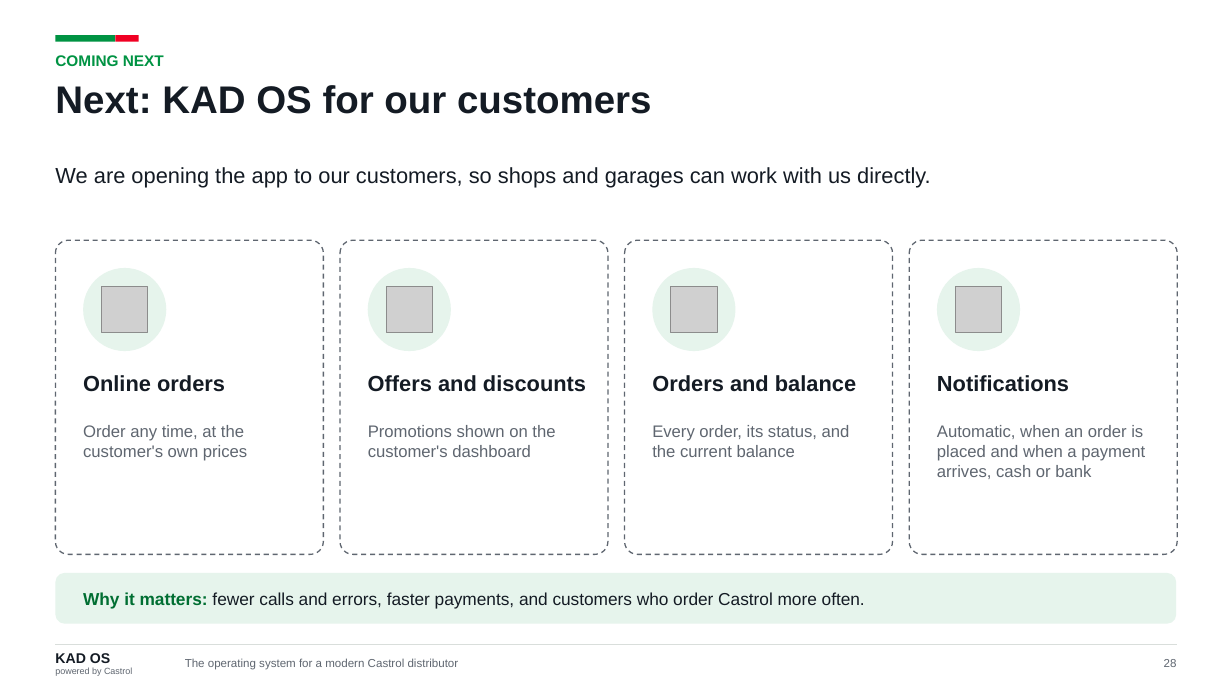
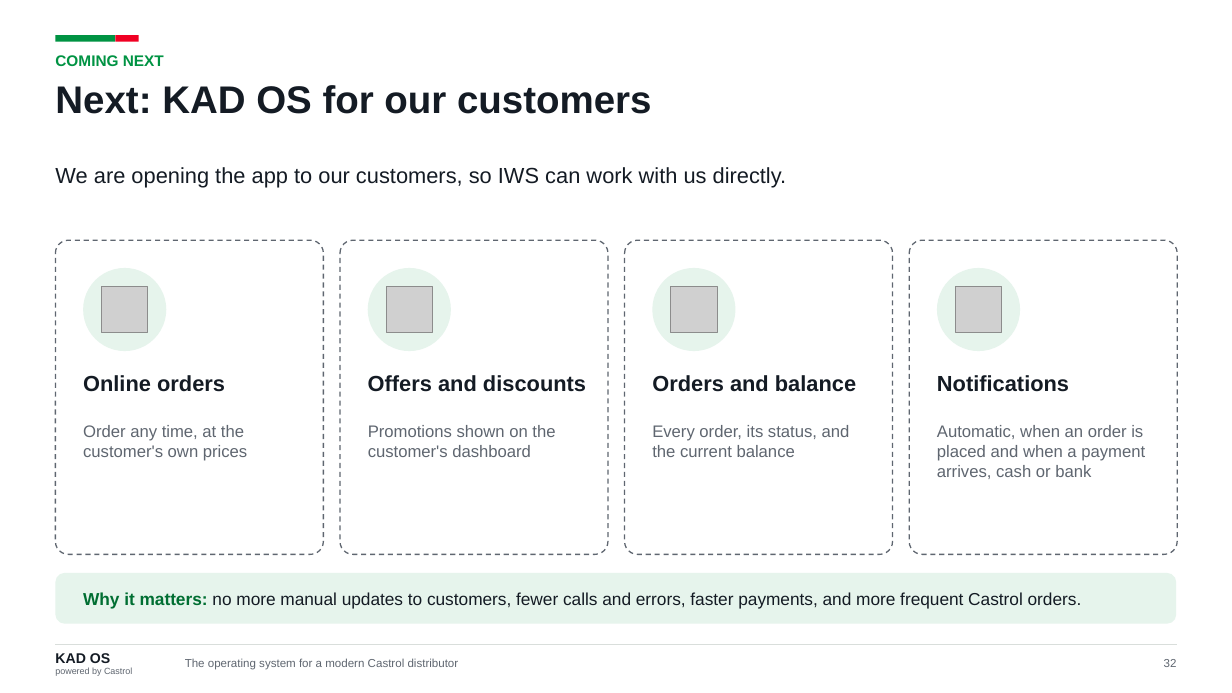
Before and after one commit to kdavtian/SalesManagerVisits, a slide deck: slide 32 of docs/castrol-global/KAD_OS_Castrol_Global.pptx (slide 28 before the commit). Drawn at 1232x693 pixels with LibreOffice and Linux fonts; fonts in the diff are those of the drawing; grey boxes stand for pictures. Boxes give left, top, right and bottom in pixels: in the first picture for what was removed or moved away, otherwise in the second. Text is boxed around its words. In the diff, an @@ line names an element or a change of style, - is before the commit and + after.

```diff
--- a/docs/castrol-global/KAD_OS_Castrol_Global.pptx
+++ b/docs/castrol-global/KAD_OS_Castrol_Global.pptx
@@ text at (55, 167, 787, 188): text changed @@
-We are opening the app to our customers, so shops and garages can work with us directly.
+We are opening the app to our customers, so IWS can work with us directly.
@@ text at (83, 592, 1082, 609): text changed @@
-Why it matters: fewer calls and errors, faster payments, and customers who order Castrol more often.
+Why it matters: no more manual updates to customers, fewer calls and errors, faster payments, and more frequent Castrol orders.
```
Also in this commit, not shown: 25 other slides changed, 5 slides added, 1 slide removed, 25 other files.
